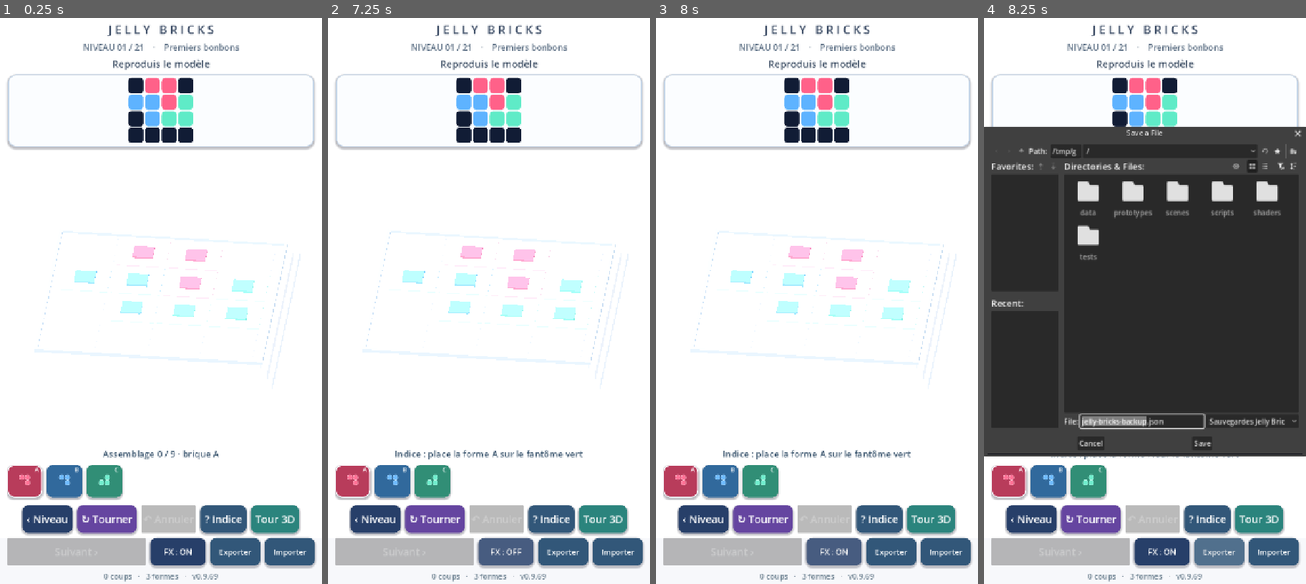
Above: before the commit, frames 1-4 (left to right).
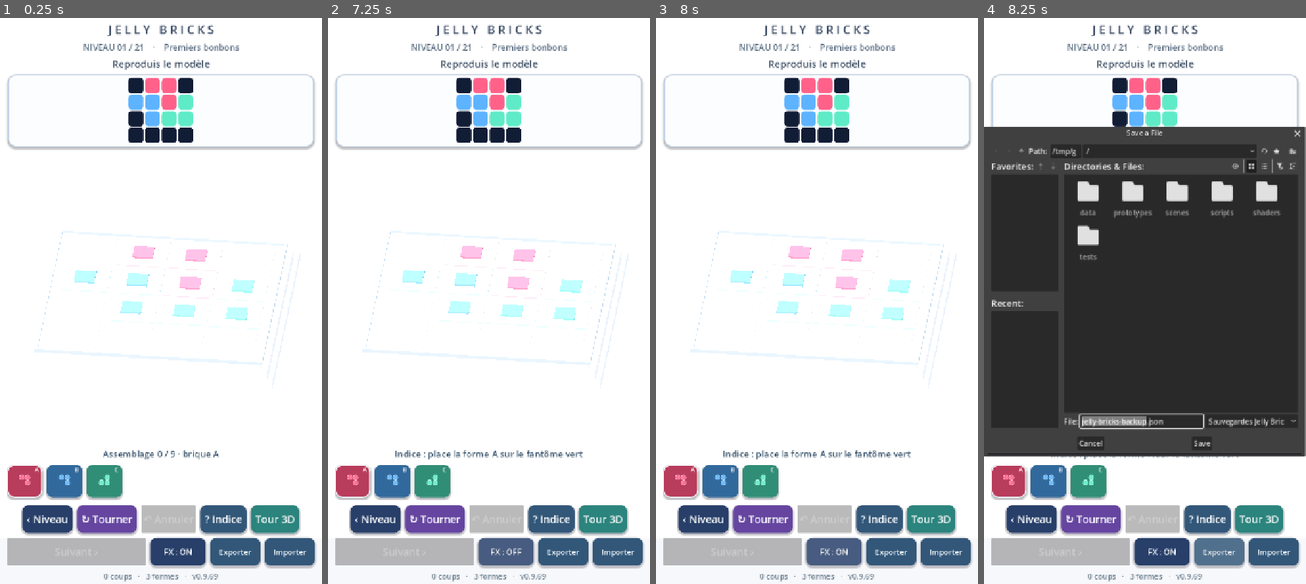
Above: after the commit, the same moments.

Repository: dbrckk/Jelly-bricks
Game: Godot game, scene res://scenes/main.tscn
Same seed, same stepped clock (60 frames per second), same inputs: the game is played once before the commit and once after it.
Inputs (mouse positions are in pixels of both pictures, inside the frame that each line leads up to):
- Up to frame 1 (0.25 s): no input
- Up to frame 2 (7.25 s): click (353, 482) at 0.52 s; click (392, 482) at 1.27 s; click (431, 482) at 2.02 s; click "‹ Niveau" at 2.75 s; click "↻ Tourner" at 3.5 s; click "? Indice" at 4.25 s; click "Tour 3D" at 5 s; click "‹ Puzzles" at 5.75 s; click "FX : ON" at 6.5 s
- Up to frame 3 (8 s): click "FX : OFF" at 7.25 s
- Up to frame 4 (8.25 s): click "Exporter" at 8 s

Frames 1-3 are identical in both runs. In frame 4, 0.7% of the frame differs, in the area x 24-100%, y 19-78%.

Commit message:
fix(material): remove harsh native GGX plastic edge shine without flattening dyed gel highlights

Diff:
--- a/native-godot/prototypes/single_brick/wet_gel_viewport_reference.gdshader
+++ b/native-godot/prototypes/single_brick/wet_gel_viewport_reference.gdshader
@@ -421,11 +421,16 @@
     // Alpha is intentionally absent in this optically dense first-pass test.
     float base_roughness = mix(mix(0.095, 0.20, gel_milkiness),
         0.24, highlight_softness);
+    // The straight white front-edge line persists with the additive
+    // clearcoat HIDDEN: it comes from native GGX specular on the opaque
+    // core. Increase micro-roughness and strongly suppress GGX energy in
+    // deep mode; the broad DYED glints above remain in the albedo model.
     ROUGHNESS = mix(mix(base_roughness, 0.31, organic_gel),
-        0.29, deep_gel);
+        0.43, deep_gel);
     float base_specular = mix(mix(0.92, 0.64, gel_milkiness),
         0.30, highlight_softness);
-    SPECULAR = mix(base_specular, 0.24, organic_gel);
+    SPECULAR = mix(mix(base_specular, 0.24, organic_gel),
+        0.045, deep_gel);
     METALLIC = 0.0;
     // Do not illuminate the entire surface from within like neon plastic.
     float emission_baseline = 0.023 +
